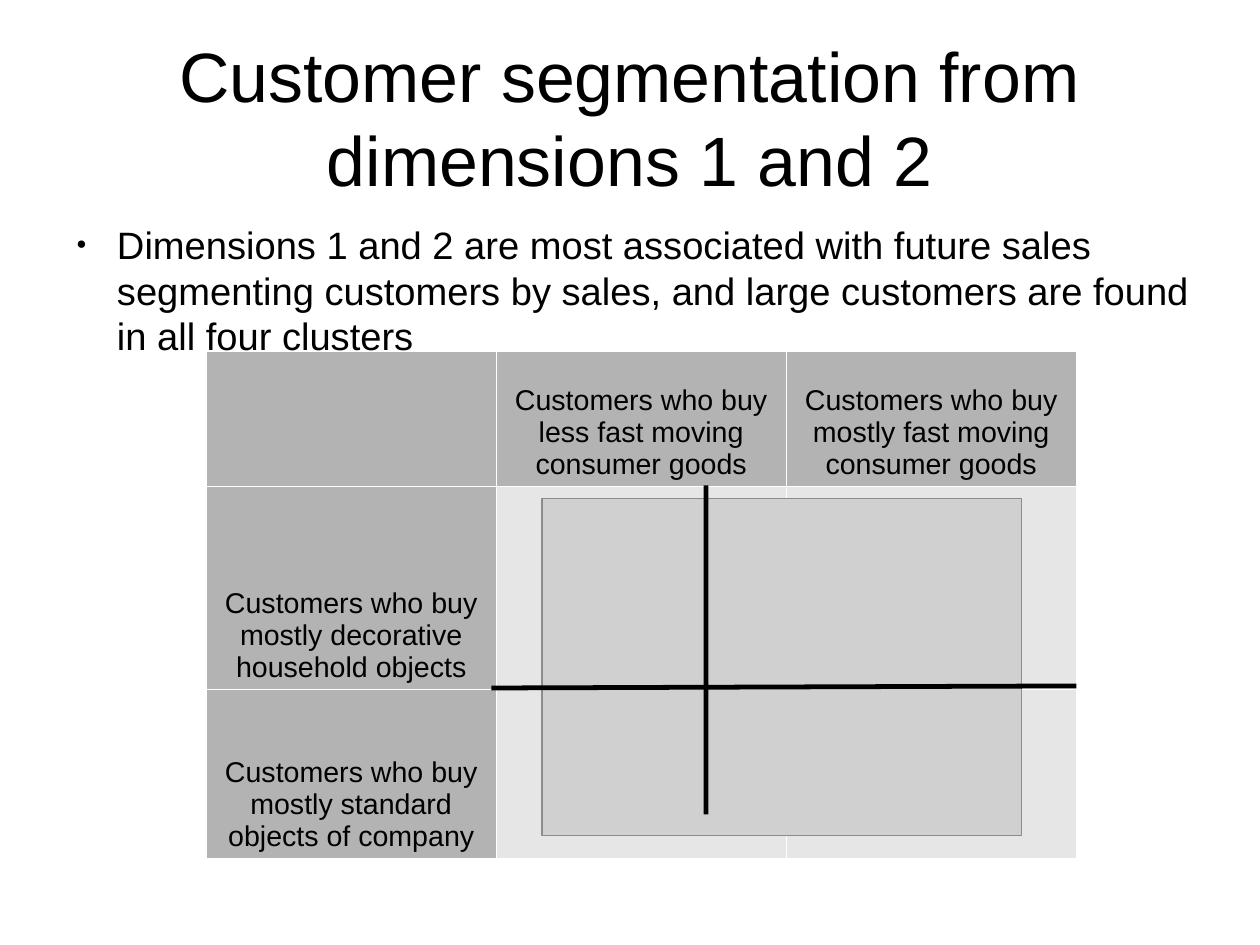
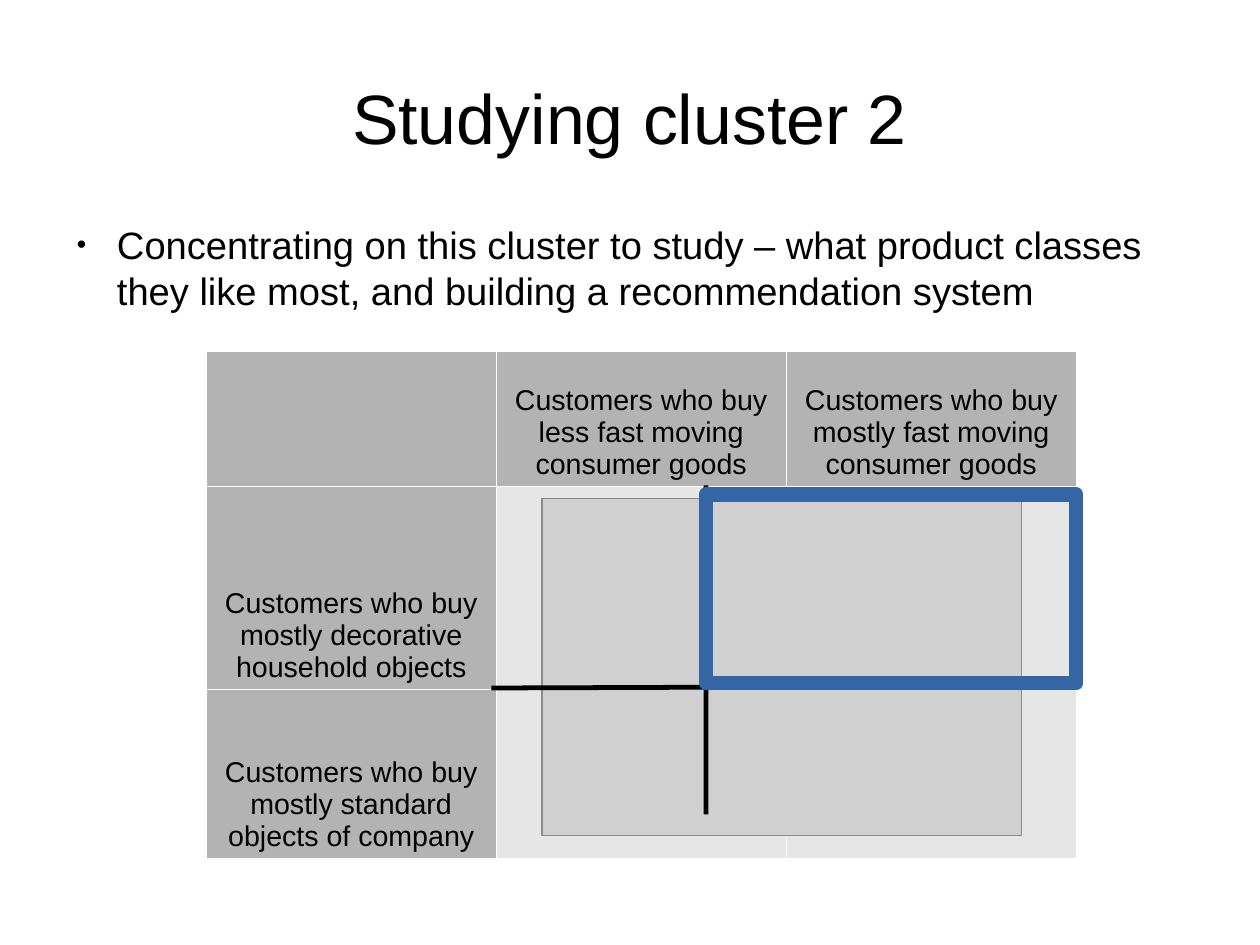
Before and after one commit to leexa90/E-commece-Data-Science, a slide deck: slide 13 of Present.odp (slide 10 before the commit). Drawn at 1260x945 pixels with LibreOffice and Linux fonts; fonts in the diff are those of the drawing; grey boxes stand for pictures. Boxes give left, top, right and bottom in pixels: in the first picture for what was removed or moved away, otherwise in the second. Text is boxed around its words. In the diff, an @@ line names an element or a change of style, - is before the commit and + after.

```diff
--- a/Present.odp
+++ b/Present.odp
@@ title at bbox=[352, 93, 907, 157]: text changed @@
-Customer segmentation from dimensions 1 and 2
+Studying cluster 2
@@ text at bbox=[117, 231, 1141, 313]: text changed @@
-● Dimensions 1 and 2 are most associated with future sales segmenting customers by sales, and large customers are found in all four clusters
+● Concentrating on this cluster to study – what product classes they like most, and building a recommendation system
@@ rectangle added at bbox=[707, 495, 1077, 684], outline #3465A4 9.01 pt @@
```
Also in this commit, not shown: 5 other slides changed, 4 slides added, 1 slide removed, 2 other files.
